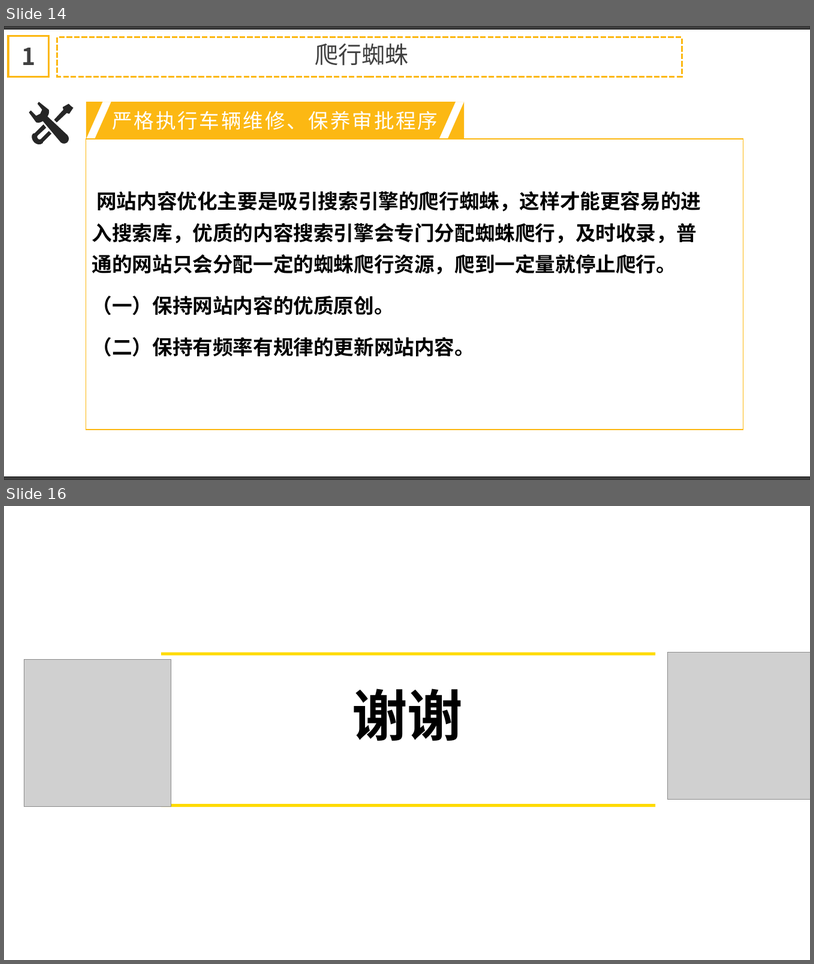
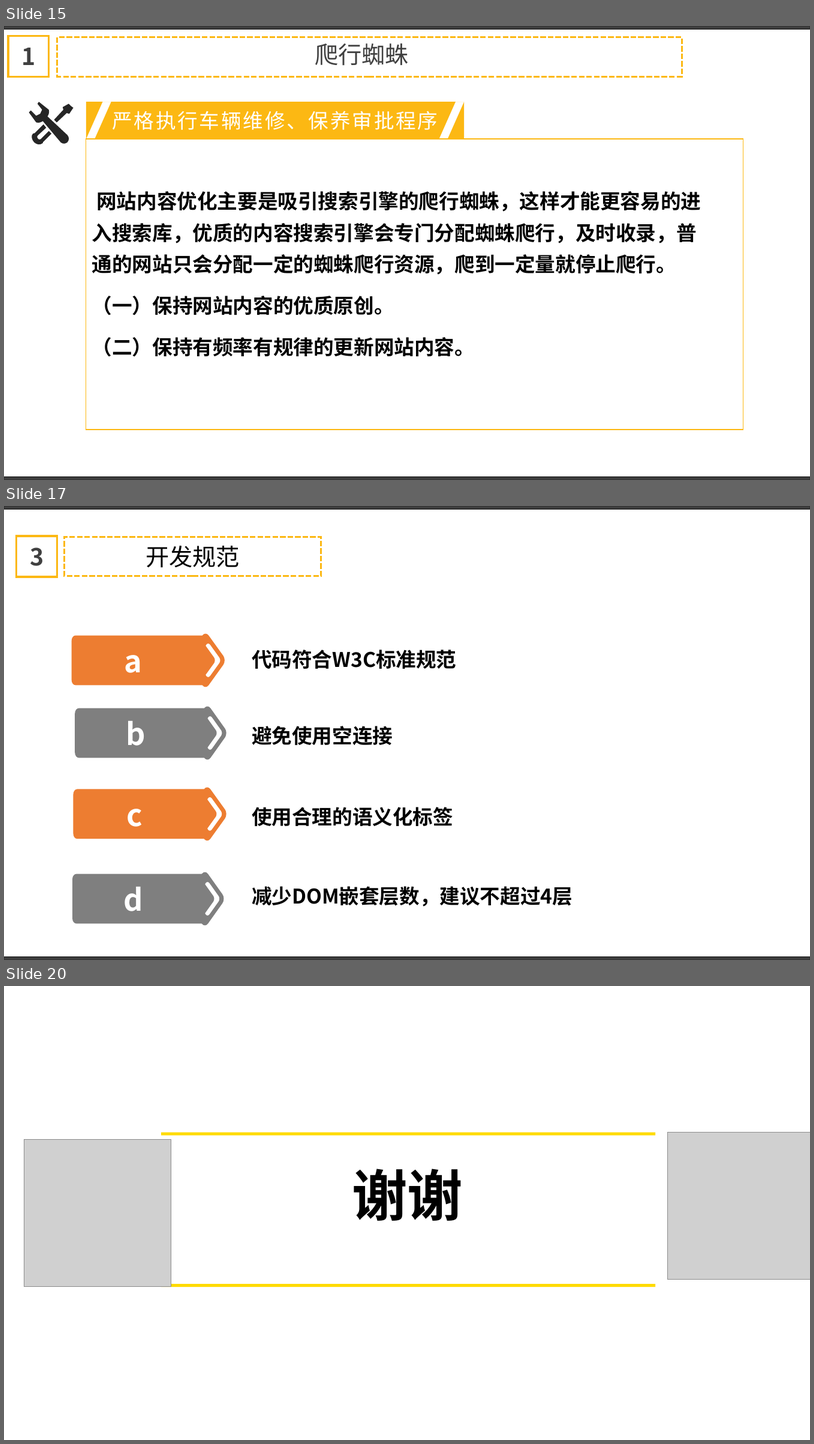
Before and after one commit to Shellcoochi/tmp, a slide deck: SEO/SEO方案分享.pptx. Shown one above the other, each under a label of ours: slides 14 and 16 before the commit, slides 15, 17 and 20 after it; the slides between them are not shown. The pictures are 814x964 and 814x1444 pixels, drawn with LibreOffice and Linux fonts; fonts in the diff are those of the drawing; grey boxes stand for pictures. Boxes give left, top, right and bottom in pixels: in the first picture for what was removed or moved away, otherwise in the second. Text is boxed around its words. In the diff, an @@ line names an element or a change of style, - is before the commit and + after.

```diff
--- a/SEO/SEO方案分享.pptx
+++ b/SEO/SEO方案分享.pptx
@@ slide 17 added at bbox=[4, 506, 810, 960], background #FFFFFF @@
@@ rectangle added at bbox=[4, 506, 810, 509], fill #404040, outline #2F2F2F 1 pt @@
@@ rectangle added at bbox=[17, 536, 57, 577], outline #FCB813 2.25 pt, 28 pt, text #404040, bold @@
+3
@@ rectangle added at bbox=[65, 537, 321, 576], outline #FCB813 2.25 pt dashed @@
@@ text added at bbox=[146, 546, 240, 568], 28 pt, text #000000 @@
+开发规范
@@ freeform shape added at bbox=[72, 634, 225, 687], fill #ED7D31, 36 pt, text #FFFFFF, bold @@
+a
@@ text added at bbox=[252, 649, 456, 669], 24 pt, text #000000, bold @@
+代码符合W3C标准规范
@@ freeform shape added at bbox=[75, 706, 226, 759], fill #7F7F7F, 36 pt, text #FFFFFF, bold @@
+b
@@ text added at bbox=[252, 726, 393, 745], 24 pt, text #000000, bold @@
+避免使用空连接
@@ freeform shape added at bbox=[74, 787, 227, 841], fill #ED7D31, 36 pt, text #FFFFFF, bold @@
+c
@@ text added at bbox=[252, 807, 453, 826], 24 pt, text #000000, bold @@
+使用合理的语义化标签
@@ freeform shape added at bbox=[72, 872, 224, 925], fill #7F7F7F, 36 pt, text #FFFFFF, bold @@
+d
@@ text added at bbox=[252, 886, 573, 906], 24 pt, text #000000, bold @@
+减少DOM嵌套层数，建议不超过4层
@@ rectangle added at bbox=[4, 957, 810, 960], fill #404040, outline #2F2F2F 1 pt @@
@@ what was slide 14 is now slide 15 @@
@@ what was slide 16 is now slide 20 @@
```
Also in this commit, not shown: 3 slides changed, 3 other slides added.
